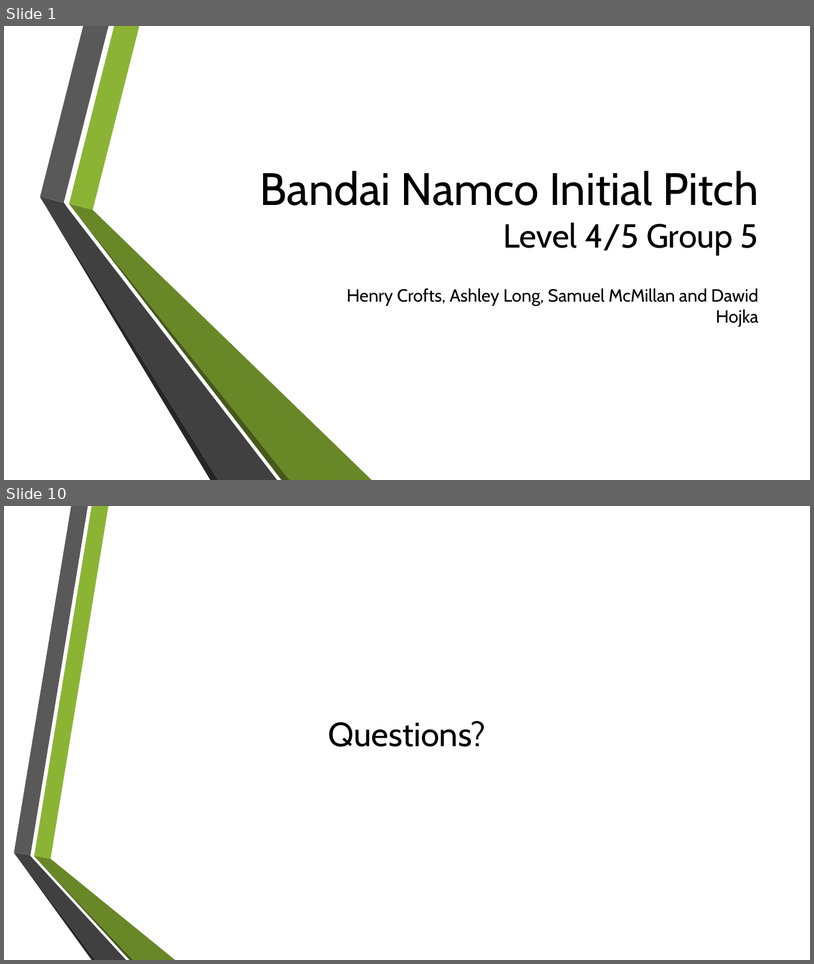
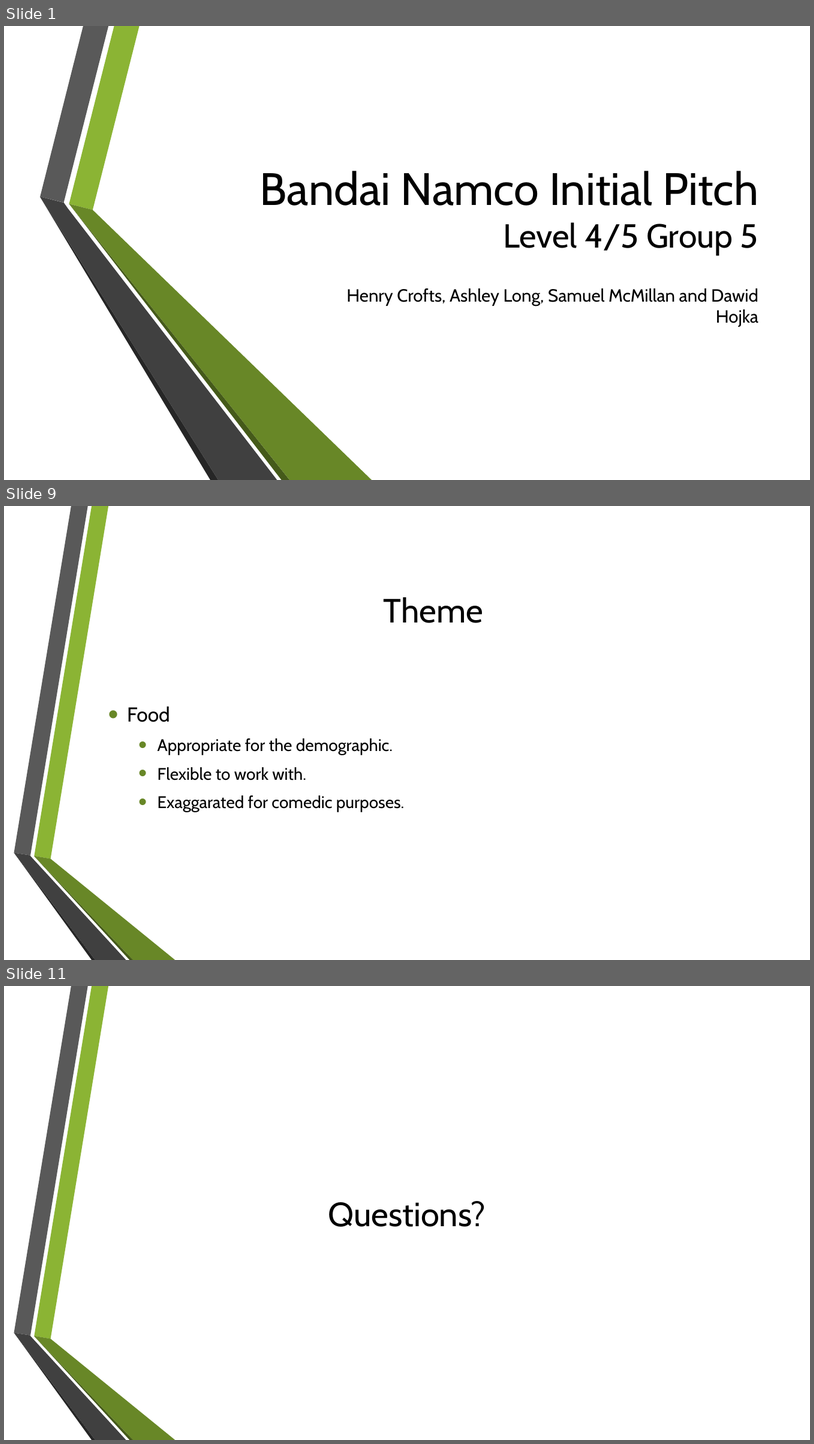
Before and after one commit to UoSGroupProjects1718/mgp-mpg-group-5, a slide deck: Management/Presentations/Initial presentation.pptx. Shown one above the other, each under a label of ours: slides 1 and 10 before the commit, slides 1, 9 and 11 after it; the slides between them are not shown. The pictures are 814x964 and 814x1444 pixels, drawn with LibreOffice and Linux fonts; fonts in the diff are those of the drawing; background and template pictures are left out. Boxes give left, top, right and bottom in pixels: in the first picture for what was removed or moved away, otherwise in the second. Text is boxed around its words. In the diff, an @@ line names an element or a change of style, - is before the commit and + after.

```diff
--- a/Management/Presentations/Initial presentation.pptx
+++ b/Management/Presentations/Initial presentation.pptx
@@ slide 9 added at (4,506,810,960), background picture (left out); not listed: 6 template elements that a slide beside it also shows @@
@@ title added at (384,597,483,623), 40 pt, text #000000 @@
+Theme
@@ text added at (127,706,405,812), 20 pt, text #000000 @@
+• Food
+  • Appropriate for the demographic.
+  • Flexible to work with.
+  • Exaggarated for comedic purposes.
@@ what was slide 10 is now slide 11 @@
```
Also in this commit, not shown: 5 slides changed, 3 other slides added, 3 slides removed.
